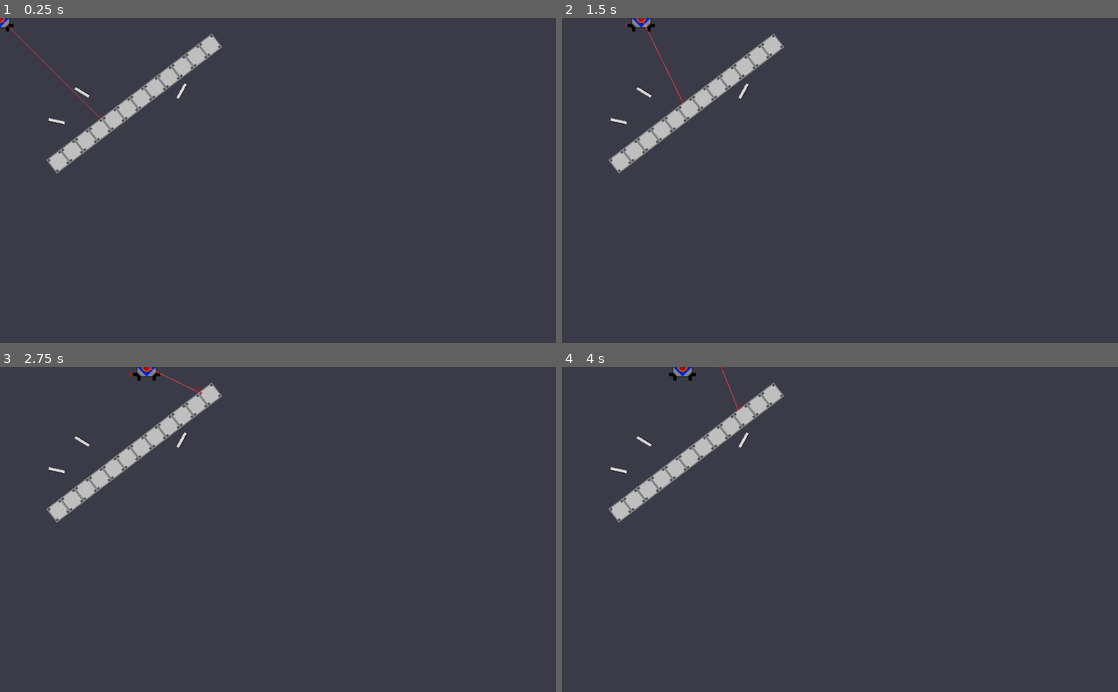
Above: before the commit, frames 1-4 (two rows, left to right).
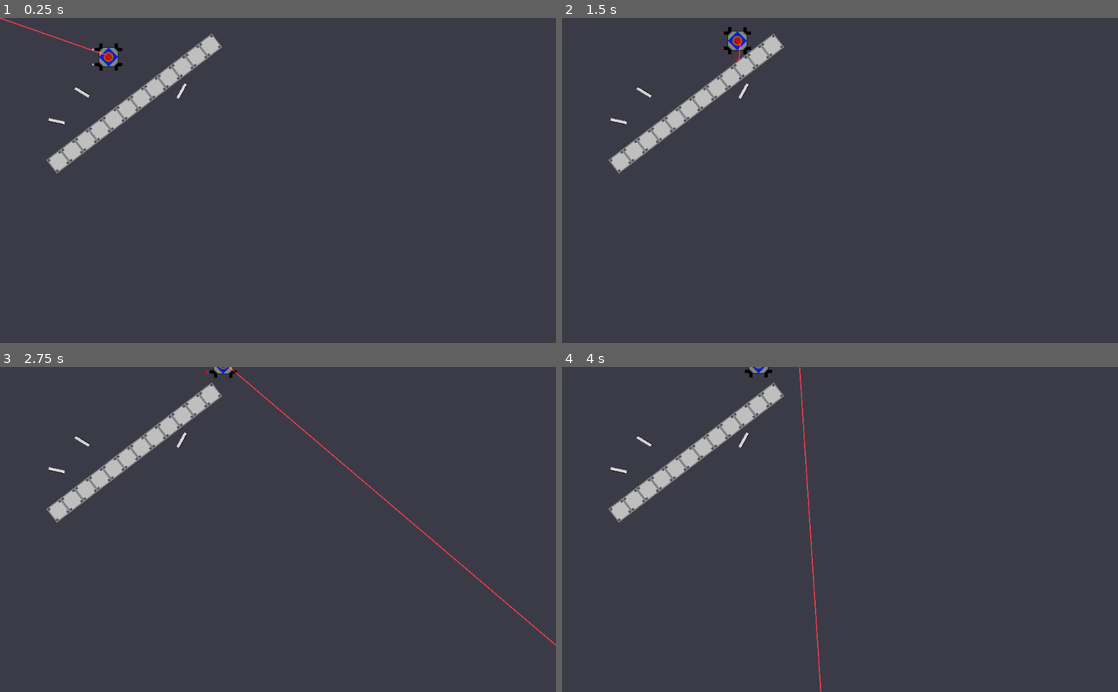
Above: after the commit, the same moments.

Repository: Call-Me-Sir/Calan-Game2021
Game: Godot game, scene res://Level 1.tscn
The game is run twice, just before and just after one commit, with the same random seed, the same clock (stepped at 60 frames per second) and the same inputs.
Inputs (mouse positions are in pixels of both pictures, inside the frame that each line leads up to):
- Up to frame 1 (0.25 s): no input
- Up to frame 2 (1.5 s): tap Enter at 0.5 s; move the mouse to (962, 164) at 0.52 s; hold D (ui_right) 0.53-1.28 s; move the mouse to (728, 196) at 1.27 s; hold Ctrl (slowdown) from 1.28 s (still down)
- Up to frame 3 (2.75 s): move the mouse to (333, 458) at 2.02 s; release Ctrl (slowdown) at 2.03 s; hold D (ui_right) from 2.03 s (still down)
- Up to frame 4 (4 s): move the mouse to (812, 594) at 2.77 s; release D (ui_right) at 2.78 s; hold Shift (speedup) 2.78-3.53 s; tap Space at 3.5 s; move the mouse to (1006, 578) at 3.52 s; hold A (ui_left) from 3.53 s (still down)

The runs differ from the first frame. In frame 1, 0.5% of the frame differs, in the area x 0-22%, y 0-32%; in frame 2, 0.5%; in frame 3, 0.6%, in the area x 23-100%, y 0-86%; in frame 4, 0.5%.

Commit message:
New Laser texture & other tweaks

Diff:
--- a/RayArray/Level 1.tscn
+++ b/RayArray/Level 1.tscn
@@ -13,6 +13,9 @@
 __meta__ = {
 "_edit_use_anchors_": false
 }
+
+[node name="Playerspaceshipkinematic" parent="." instance=ExtResource( 2 )]
+position = Vector2( 200, 72 )
 
 [node name="Mirror" parent="." instance=ExtResource( 1 )]
 position = Vector2( 335.85, 135.611 )
@@ -68,5 +71,3 @@
 
 [node name="Prototile12" parent="Tiles" instance=ExtResource( 3 )]
 position = Vector2( 368, 64 )
-
-[node name="Playerspaceshipkinematic" parent="." instance=ExtResource( 2 )]
--- a/RayArray/Playerspaceshipkinematic.tscn
+++ b/RayArray/Playerspaceshipkinematic.tscn
@@ -32,6 +32,8 @@
 radius = 39.0128
 
 [node name="Playerspaceshipkinematic" type="KinematicBody2D"]
+collision_layer = 4
+collision_mask = 4
 script = ExtResource( 2 )
 
 [node name="SpaceshipSprite" type="Sprite" parent="."]
@@ -46,9 +48,11 @@
 playing = true
 
 [node name="Red Laser Contraption" parent="." instance=ExtResource( 3 )]
-position = Vector2( 0, 0 )
+position = Vector2( 4, 0 )
 
 [node name="PickupArea" type="Area2D" parent="."]
 
 [node name="CollisionShape2D" type="CollisionShape2D" parent="PickupArea"]
 shape = SubResource( 2 )
+
+[node name="OpticStash" type="Node2D" parent="."]
--- a/RayArray/Prototile.tscn
+++ b/RayArray/Prototile.tscn
@@ -8,7 +8,8 @@
 [node name="Prototile" type="StaticBody2D" groups=[
 "RoomTile",
 ]]
-collision_layer = 2
+collision_layer = 7
+collision_mask = 5
 
 [node name="Sprite" type="Sprite" parent="."]
 texture = ExtResource( 1 )
--- a/RayArray/Red Laser Contraption.tscn
+++ b/RayArray/Red Laser Contraption.tscn
@@ -1,7 +1,7 @@
-[gd_scene load_steps=8 format=2]
+[gd_scene load_steps=9 format=2]
 
 [ext_resource path="res://Imported resources/Beam.png" type="Texture" id=1]
-[ext_resource path="res://Imported resources/Red Laser V1-1.png (1).png" type="Texture" id=2]
+[ext_resource path="res://Imported resources/Red Laser V1-1.png (4).png" type="Texture" id=2]
 [ext_resource path="res://Scripts/RedLaserScript.gd" type="Script" id=3]
 
 [sub_resource type="Gradient" id=1]
@@ -22,7 +22,11 @@
 [sub_resource type="CanvasItemMaterial" id=4]
 blend_mode = 1
 
-[node name="Red Laser Contraption" type="Node2D"]
+[sub_resource type="CapsuleShape2D" id=5]
+radius = 5.0
+height = 1.5
+
+[node name="Red Laser Contraption" type="StaticBody2D"]
 position = Vector2( 25, 18 )
 script = ExtResource( 3 )
 
@@ -41,14 +45,21 @@
 process_material = SubResource( 3 )
 
 [node name="RedLaserSprite" type="Sprite" parent="RayCast2D"]
+position = Vector2( -3, 0 )
 texture = ExtResource( 2 )
 
 [node name="Beam" type="Sprite" parent="RayCast2D"]
 modulate = Color( 1, 0, 0, 1 )
 material = SubResource( 4 )
-scale = Vector2( 1, 0.05 )
+position = Vector2( 1.5, 0 )
+scale = Vector2( 1, 0.0833333 )
 texture = ExtResource( 1 )
 centered = false
 offset = Vector2( 5.5, -12 )
 region_enabled = true
 region_rect = Rect2( 0, 0, 25.623, 24 )
+
+[node name="CollisionShape2D" type="CollisionShape2D" parent="."]
+position = Vector2( -3.5, 0 )
+rotation = 1.57079
+shape = SubResource( 5 )
--- a/RayArray/Scripts/Playerspaceshipkinematic.gd
+++ b/RayArray/Scripts/Playerspaceshipkinematic.gd
@@ -20,12 +20,13 @@
 
 func deploy_check():
 	if Input.is_action_just_pressed("Deploy&Pickup"):
-		if world_laser == null:
+		if get_node("Red Laser Contraption"):
 			world_laser = red_laser.instance()
 			world_laser.global_position = $"Red Laser Contraption".global_position
 			world_laser.global_rotation = get_local_mouse_position().angle()
 			get_parent().add_child(world_laser)
 			remove_child($"Red Laser Contraption")
+
 		else:
 			pass
 
--- a/RayArray/Scripts/RedLaserScript.gd
+++ b/RayArray/Scripts/RedLaserScript.gd
@@ -1,4 +1,4 @@
-extends Node2D
+extends StaticBody2D
 
 
 # Declare member variables here. Examples:
@@ -25,6 +25,7 @@
 
 	ray.cast_to = mouse_position.normalized() * max_ray_cast
 	$RayCast2D/RedLaserSprite.rotation = mouse_position.angle()
+	$CollisionShape2D.rotation = mouse_position.angle()
 	beam.rotation = ray.cast_to.angle()
 
 func check_ray_collision():
Binary file removed: RayArray/Imported resources/Red Laser V1-1.png (1).png
Binary file added: RayArray/Imported resources/Red Laser V1-1.png (3).png
Not shown, changed: RayArray/Imported resources/Red Laser V1-1.png (3).png.import
Binary file added: RayArray/Imported resources/Red Laser V1-1.png (4).png
Not shown, added: RayArray/Imported resources/Red Laser V1-1.png (4).png.import
